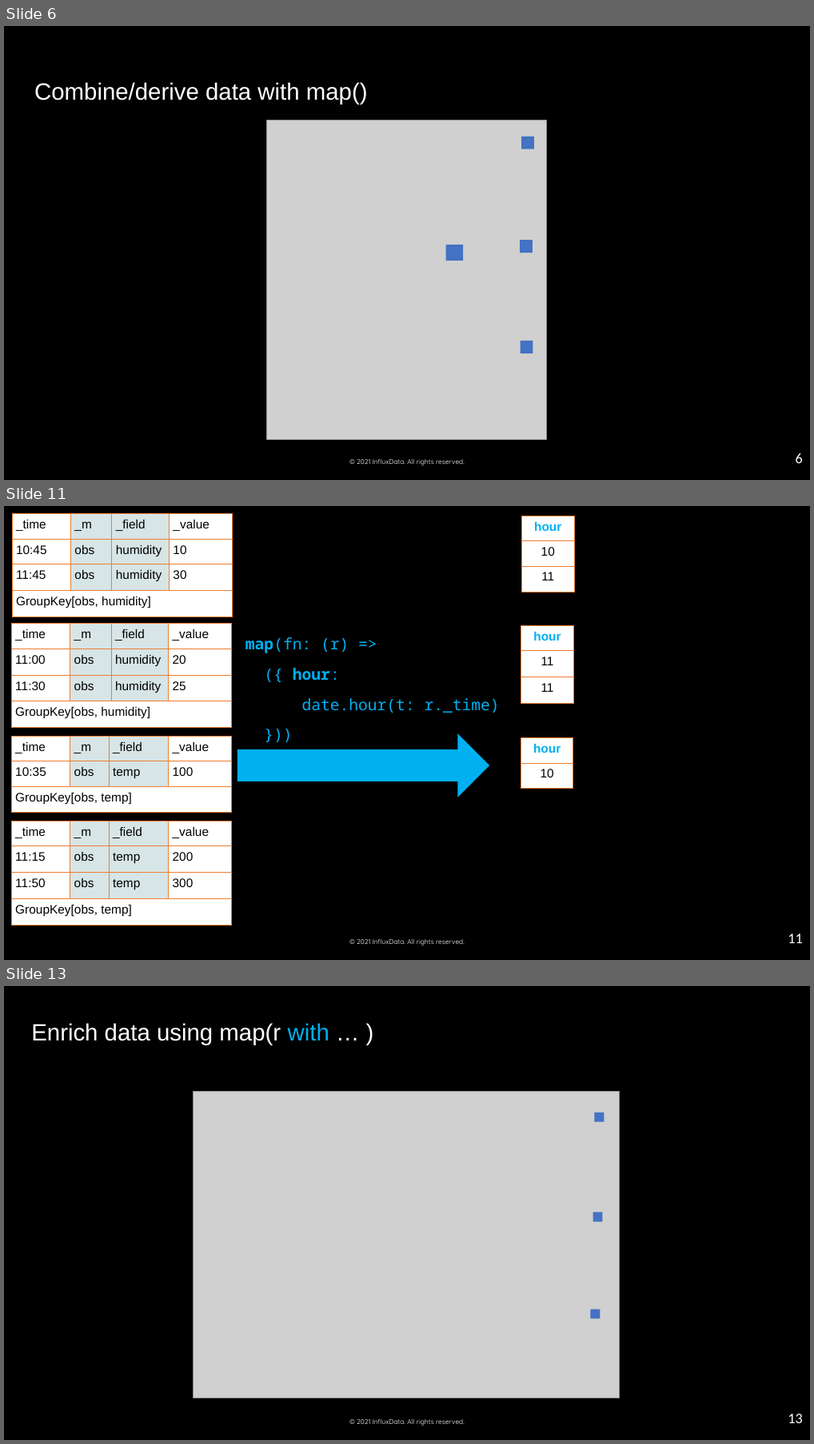
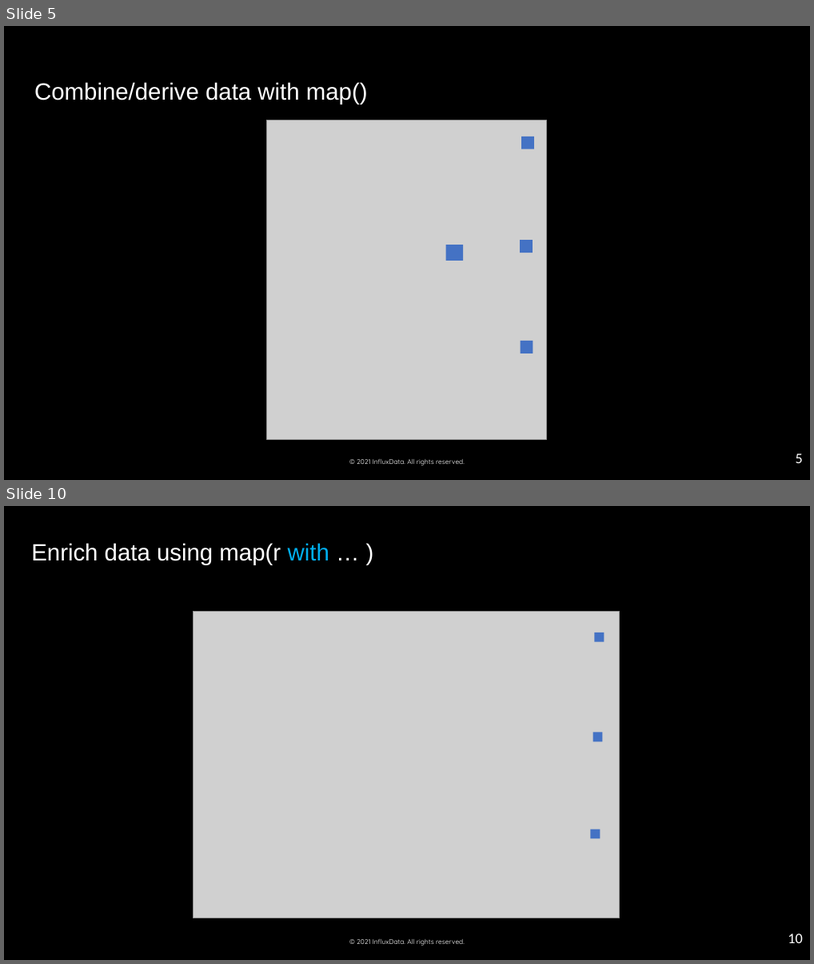
Before and after one commit to influxdata/influxdb-university, a slide deck: Training-material/day 1/04_advanced-data-analysis-map-UDF.pptx. Shown one above the other, each under a label of ours: slides 6, 11 and 13 before the commit, slides 5 and 10 after it; the slides between them are not shown. The pictures are 814x1444 and 814x964 pixels, drawn with LibreOffice and Linux fonts; fonts in the diff are those of the drawing; grey boxes stand for pictures; background and template pictures are left out. Boxes give left, top, right and bottom in pixels: in the first picture for what was removed or moved away, otherwise in the second. Text is boxed around its words. In the diff, an @@ line names an element or a change of style, - is before the commit and + after.

```diff
--- a/Training-material/day 1/04_advanced-data-analysis-map-UDF.pptx
+++ b/Training-material/day 1/04_advanced-data-analysis-map-UDF.pptx
@@ slide 11 removed at <box>4,506,810,960</box>, background #000000; not listed: 1 template element that a slide beside it also shows @@
@@ table removed at <box>12,514,232,779</box>, 4 rows, 4 columns @@
-_time | _m | _field | _value
-10:45 | obs | humidity | 10
-11:45 | obs | humidity | 30
-GroupKey[obs, humidity] |  |  | 
@@ table removed at <box>522,516,574,780</box>, 3 rows, 1 columns @@
-hour
-10
-11
@@ table removed at <box>11,624,231,888</box>, 4 rows, 4 columns @@
-_time | _m | _field | _value
-11:00 | obs | humidity | 20
-11:30 | obs | humidity | 25
-GroupKey[obs, humidity] |  |  | 
@@ table removed at <box>522,625,574,890</box>, 3 rows, 1 columns @@
-hour
-11
-11
@@ text removed at <box>246,637,500,712</box> @@
-map(fn: (r) =>
-({ hour:
-date.hour(t: r._time)
-}))
@@ table removed at <box>11,736,231,960</box>, 3 rows, 4 columns @@
-_time | _m | _field | _value
-10:35 | obs | temp | 100
-GroupKey[obs, temp] |  |  | 
@@ freeform shape removed at <box>237,733,490,797</box> @@
@@ table removed at <box>522,737,574,960</box>, 2 rows, 1 columns @@
-hour
-10
@@ table removed at <box>11,820,231,960</box>, 4 rows, 4 columns @@
-_time | _m | _field | _value
-11:15 | obs | temp | 200
-11:50 | obs | temp | 300
-GroupKey[obs, temp] |  |  | 
@@ page number removed at <box>794,821,810,848</box> @@
-11
@@ page number removed at <box>788,933,802,943</box> @@
-11
@@ what was slide 6 is now slide 5 @@
@@ page number at <box>796,453,803,463</box>: text changed @@
-6
+5
@@ what was slide 13 is now slide 10 @@
@@ page number at <box>788,933,802,943</box>: text changed @@
-13
+10
```
Also in this commit, not shown: 16 slides changed, 4 slides added, 6 other slides removed, 21 other files.
